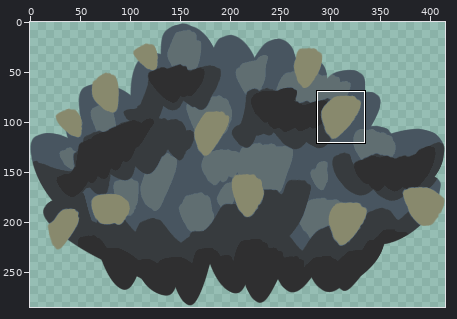
One commit to this sprite sheet: Assets/Sprites/Environment/Shrub 1.png. The first picture is a wide view before the edit; the outline marks the close-up.
Close-up. First the earlier version:
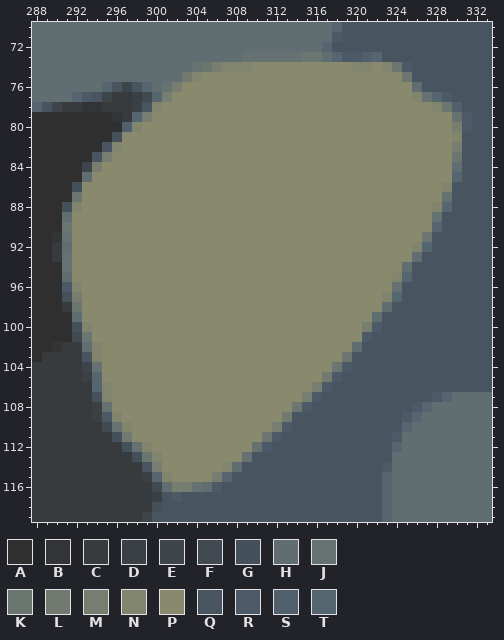
The file is 415x285 pixels. Pixels under 10% opacity are left out. Colours within 5 levels of each other are drawn and written as one. Shown: x 288..333, y 70..119. The commit also changed other parts of the picture, which this record leaves out.
Palette (. is transparent): A #2f2f30  B #323436  C #373b3e  D #3b4044  E #3e454a  F #414a50  G #45515a  H #606e71  J #667271  K #6c7671  L #727a70  M #787e6f  N #82856e  P #88896d  Q #485560  R #4b5a66  S #50606c  T #566670
Pixels before, first column x 288:
 70 HHHHHHHHHHHHHHHHHHHHHHHHHHHHHHTQQQQQQQQQQQQQQQ
 71 HHHHHHHHHHHHHHHHHHHHHHHHHHHHHHRQQQQQQQQQQQQQQQ
 72 HHHHHHHHHHHHHHHHHHHHHHHHHHHHHTQQQQQQQQQQQQQQQQ
 73 HHHHHHHHHHHHHHHHHHHHHJJJJJJKKHTRRSTQQQQQQQQQQQ
 74 HHHHHHHHHHHHHHHHJKMNNNPPPPPPPPPPNNPNKRQQQQQQQQ
 75 HHHHHHHHHHHHHHHLNPPPPPPPPPPPPPPPPPPPPKQQQQQQQQ
 76 HHHHHHHTQEQTHJMPPPPPPPPPPPPPPPPPPPPPPPHQQQQQQQ
 77 HHHHTRQECCDFTMPPPPPPPPPPPPPPPPPPPPPPPPNJTRQQQQ
 78 TQECCBBCCCDQNPPPPPPPPPPPPPPPPPPPPPPPPPPPNKSQQQ
 79 AAAAAAAABCTMPPPPPPPPPPPPPPPPPPPPPPPPPPPPPPJRQQ
 80 AAAAAAAAASNPPPPPPPPPPPPPPPPPPPPPPPPPPPPPPPMRQQ
 81 AAAAAAAAGPPPPPPPPPPPPPPPPPPPPPPPPPPPPPPPPPNQQQ
 82 AAAAAAAQNPPPPPPPPPPPPPPPPPPPPPPPPPPPPPPPPPMQQQ
 83 AAAAAAQMPPPPPPPPPPPPPPPPPPPPPPPPPPPPPPPPPPKQQQ
 84 AAAAAEMPPPPPPPPPPPPPPPPPPPPPPPPPPPPPPPPPPPHQQQ
 85 AAAAAHPPPPPPPPPPPPPPPPPPPPPPPPPPPPPPPPPPPPTQQQ
 86 AAAAGPPPPPPPPPPPPPPPPPPPPPPPPPPPPPPPPPPPPNQQQQ
 87 AAAAKPPPPPPPPPPPPPPPPPPPPPPPPPPPPPPPPPPPPJQQQQ
 88 AAAGNPPPPPPPPPPPPPPPPPPPPPPPPPPPPPPPPPPPNTQQQQ
 89 AAAHPPPPPPPPPPPPPPPPPPPPPPPPPPPPPPPPPPPPJQQQQQ
 90 AAAKPPPPPPPPPPPPPPPPPPPPPPPPPPPPPPPPPPPPTQQQQQ
 91 AABJPPPPPPPPPPPPPPPPPPPPPPPPPPPPPPPPPPPKQQQQQQ
 92 AACHPPPPPPPPPPPPPPPPPPPPPPPPPPPPPPPPPPNTQQQQQQ
 93 AACJPPPPPPPPPPPPPPPPPPPPPPPPPPPPPPPPPPHQQQQQQQ
 94 AAAJPPPPPPPPPPPPPPPPPPPPPPPPPPPPPPPPPHQQQQQQQQ
 95 AAAHPPPPPPPPPPPPPPPPPPPPPPPPPPPPPPPPNTQQQQQQQQ
 96 AAARNPPPPPPPPPPPPPPPPPPPPPPPPPPPPPPPJQQQQQQQQQ
 97 AAAGMPPPPPPPPPPPPPPPPPPPPPPPPPPPPPPNTQQQQQQQQQ
 98 AAACKPPPPPPPPPPPPPPPPPPPPPPPPPPPPPPHQQQQQQQQQQ
 99 AAAAHPPPPPPPPPPPPPPPPPPPPPPPPPPPPPHQQQQQQQQQQQ
100 AAAAGNPPPPPPPPPPPPPPPPPPPPPPPPPPPMRQQQQQQQQQQQ
101 AAAAFKPPPPPPPPPPPPPPPPPPPPPPPPPPPRQQQQQQQQQQQQ
102 AABCCHNPPPPPPPPPPPPPPPPPPPPPPPPPHQQQQQQQQQQQQQ
103 ACCCCQNPPPPPPPPPPPPPPPPPPPPPPPPKQQQQQQQQQQQQQQ
104 CCCCCEJPPPPPPPPPPPPPPPPPPPPPPPKRQQQQQQQQQQQQQQ
105 CCCCCDTPPPPPPPPPPPPPPPPPPPPPPLRQQQQQQQQQQQQQQQ
106 CCCCCCTNPPPPPPPPPPPPPPPPPPPPMRQQQQQQQQQQQQQQQQ
107 CCCCCCGNPPPPPPPPPPPPPPPPPPPMRQQQQQQQQQQQRTHHHH
108 CCCCCCDJPPPPPPPPPPPPPPPPPPKRQQQQQQQQQQRTHHHHHH
109 CCCCCCDRNPPPPPPPPPPPPPPPPLQQQQQQQQQQQRTHHHHHHH
110 CCCCCCCFJNPPPPPPPPPPPPPPMRQQQQQQQQQQQTHHHHHHHH
111 CCCCCCCCGLPPPPPPPPPPPPPKRQQQQQQQQQQQRHHHHHHHHH
112 CCCCCCCCCGJNPPPPPPPPPPJRQQQQQQQQQQQQTHHHHHHHHH
113 CCCCCCCCCCGKNPPPPPPPPJQQQQQQQQQQQQQQHHHHHHHHHH
114 CCCCCCCCCCCQMPPPPPPNHQQQQQQQQQQQQQQRHHHHHHHHHH
115 CCCCCCCCCCCDTNPPPPMTQQQQQQQQQQQQQQQTHHHHHHHHHH
116 CCCCCCCCCCCCFHMMJHRQQQQQQQQQQQQQQQQTHHHHHHHHHH
117 CCCCCCCCCCCCDQRQQQQQQQQQQQQQQQQQQQQTHHHHHHHHHH
118 CCCCCCCCCCCCGQQQQQQQQQQQQQQQQQQQQQQTHHHHHHHHHH
119 CCCCCCCCCCCEQQQQQQQQQQQQQQQQQQQQQQQTHHHHHHHHHH
After the commit:
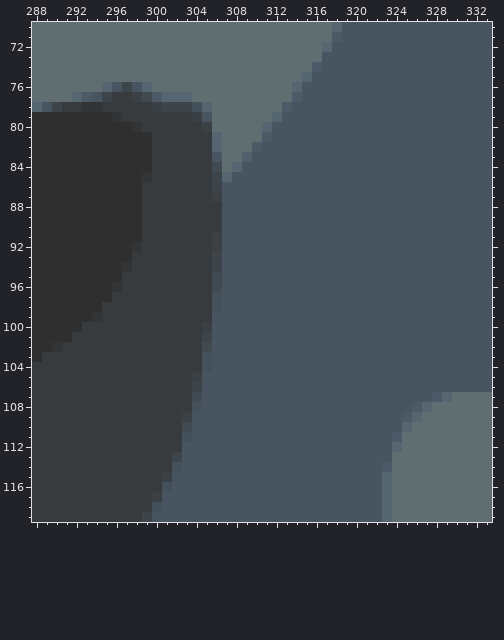
Changes in this commit:
Changed rows in their new state; - is an unchanged pixel.
first column x 290:
 73 -------------------HHHHHHHHQQQQQQ---------
 74 --------------HHHHHHHHHHHHRQQQQQQQQQ------
 75 -------------HHHHHHHHHHHHTQQQQQQQQQQ------
 76 -----------HHHHHHHHHHHHHTQQQQQQQQQQQQ-----
 77 ----------RTTTHHHHHHHHHHRQQQQQQQQQQQQQQQ--
 78 --------CCDEEEGTHHHHHHHRQQQQQQQQQQQQQQQQQ-
 79 --------CCCCCCDQHHHHHHTQQQQQQQQQQQQQQQQQQQ
 80 -------ABCCCCCCDHHHHHTQQQQQQQQQQQQQQQQQQQQ
 81 ------AAAACCCCCCTHHHHRQQQQQQQQQQQQQQQQQQQ-
 82 -----AAAAACCCCCCTHHHRQQQQQQQQQQQQQQQQQQQQ-
 83 ----AAAAAACCCCCCQHHSQQQQQQQQQQQQQQQQQQQQQ-
 84 ---AAAAAAACCCCCCFHTQQQQQQQQQQQQQQQQQQQQQQ-
 85 ---AAAAAABCCCCCCETQQQQQQQQQQQQQQQQQQQQQQQ-
 86 --AAAAAAACCCCCCCEQQQQQQQQQQQQQQQQQQQQQQQ--
 87 --AAAAAAACCCCCCCDQQQQQQQQQQQQQQQQQQQQQQQ--
 88 -AAAAAAAACCCCCCCCQQQQQQQQQQQQQQQQQQQQQQQ--
 89 -AAAAAAAACCCCCCCCQQQQQQQQQQQQQQQQQQQQQQ---
 90 -AAAAAAAACCCCCCCCQQQQQQQQQQQQQQQQQQQQQQ---
 91 AAAAAAAAACCCCCCCDQQQQQQQQQQQQQQQQQQQQQ----
 92 AAAAAAAABCCCCCCCDQQQQQQQQQQQQQQQQQQQQQ----
 93 AAAAAAAACCCCCCCCEQQQQQQQQQQQQQQQQQQQQ-----
 94 -AAAAAABCCCCCCCCEQQQQQQQQQQQQQQQQQQQ------
 95 -AAAAAACCCCCCCCCFQQQQQQQQQQQQQQQQQQQ------
 96 -AAAAABCCCCCCCCCFQQQQQQQQQQQQQQQQQQ-------
 97 -AAAAACCCCCCCCCCGQQQQQQQQQQQQQQQQQQ-------
 98 -AAAACCCCCCCCCCCGQQQQQQQQQQQQQQQQQ--------
 99 --AABCCCCCCCCCCCQQQQQQQQQQQQQQQQQ---------
100 --ACCCCCCCCCCCCDQQQQQQQQQQQQQQQQQ---------
101 --CCCCCCCCCCCCCEQQQQQQQQQQQQQQQQ----------
102 ---CCCCCCCCCCCCFQQQQQQQQQQQQQQQ-----------
103 ---CCCCCCCCCCCCGQQQQQQQQQQQQQQ------------
104 ---CCCCCCCCCCCCGQQQQQQQQQQQQQQ------------
105 ---CCCCCCCCCCCDQQQQQQQQQQQQQQ-------------
106 ----CCCCCCCCCCEQQQQQQQQQQQQQ--------------
107 ----CCCCCCCCCCFQQQQQQQQQQQQ---------------
108 ----CCCCCCCCCCGQQQQQQQQQQQ----------------
109 ----CCCCCCCCCDQQQQQQQQQQ------------------
110 -----CCCCCCCCFQQQQQQQQQQ------------------
111 ------CCCCCCCGQQQQQQQQQ-------------------
112 -------CCCCCCQQQQQQQQQ--------------------
113 --------CCCCEQQQQQQQ----------------------
114 ---------CCCGQQQQQQ-----------------------
115 ---------CCDQQQQQQ------------------------
116 ----------CGQQQQQ-------------------------
117 ------------Q-----------------------------
Boxes around the changes in both close-ups, in picture pixels (x1, y1, x2, y2):
changed: (52, 52, 472, 502)
